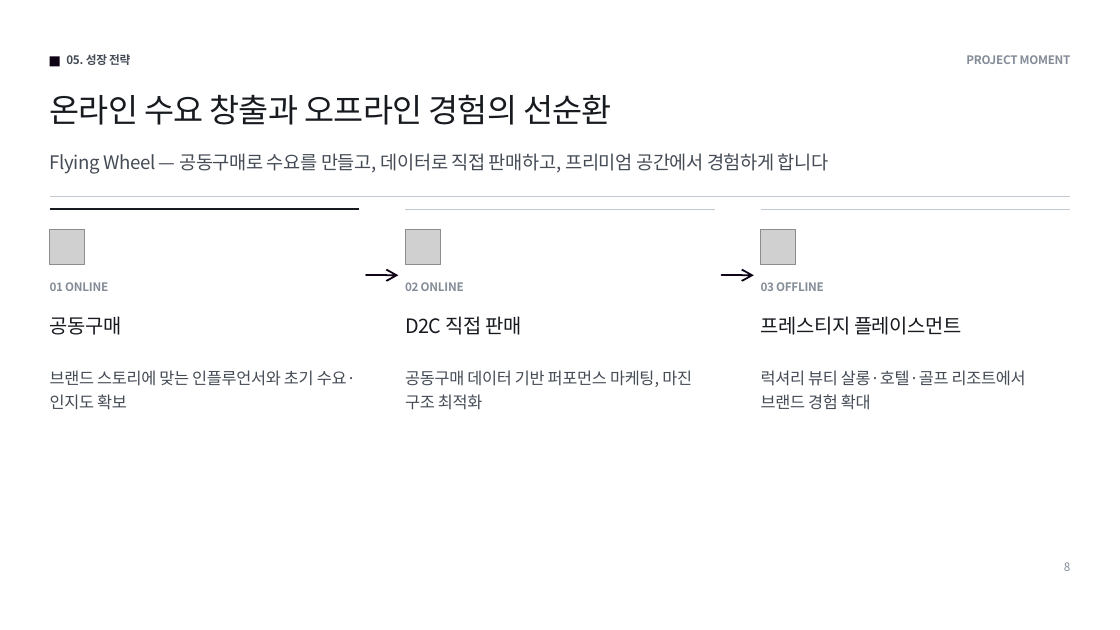
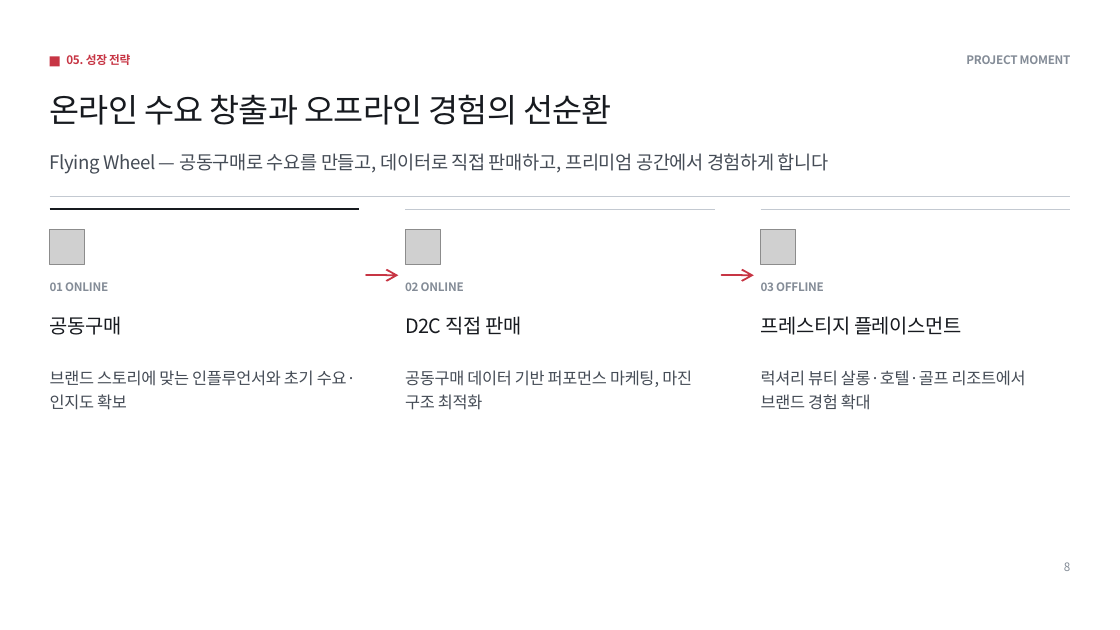
Before and after one commit to pck9880-sys/claude-design, a slide deck: slide 8 of output/ir-project-moment/deck.pptx. Drawn at 1120x630 pixels with LibreOffice and Linux fonts; fonts in the diff are those of the drawing; grey boxes stand for pictures. Boxes give left, top, right and bottom in pixels: in the first picture for what was removed or moved away, otherwise in the second. Text is boxed around its words. In the diff, an @@ line names an element or a change of style, - is before the commit and + after.

```diff
--- a/output/ir-project-moment/deck.pptx
+++ b/output/ir-project-moment/deck.pptx
@@ rectangle at [50, 56, 60, 66]: fill #0F0316 to #C73544 @@
@@ text "05. 성장 전략" at [66, 54, 130, 65]: text colour #454C56 to #C73544 @@
@@ arrow (366, 276) - (398, 276): stroke #0F0316 1.6 pt to #C73544 1.6 pt @@
@@ arrow (722, 276) - (754, 276): stroke #0F0316 1.6 pt to #C73544 1.6 pt @@
```
Also in this commit, not shown: 13 other slides changed, 4 other files.
